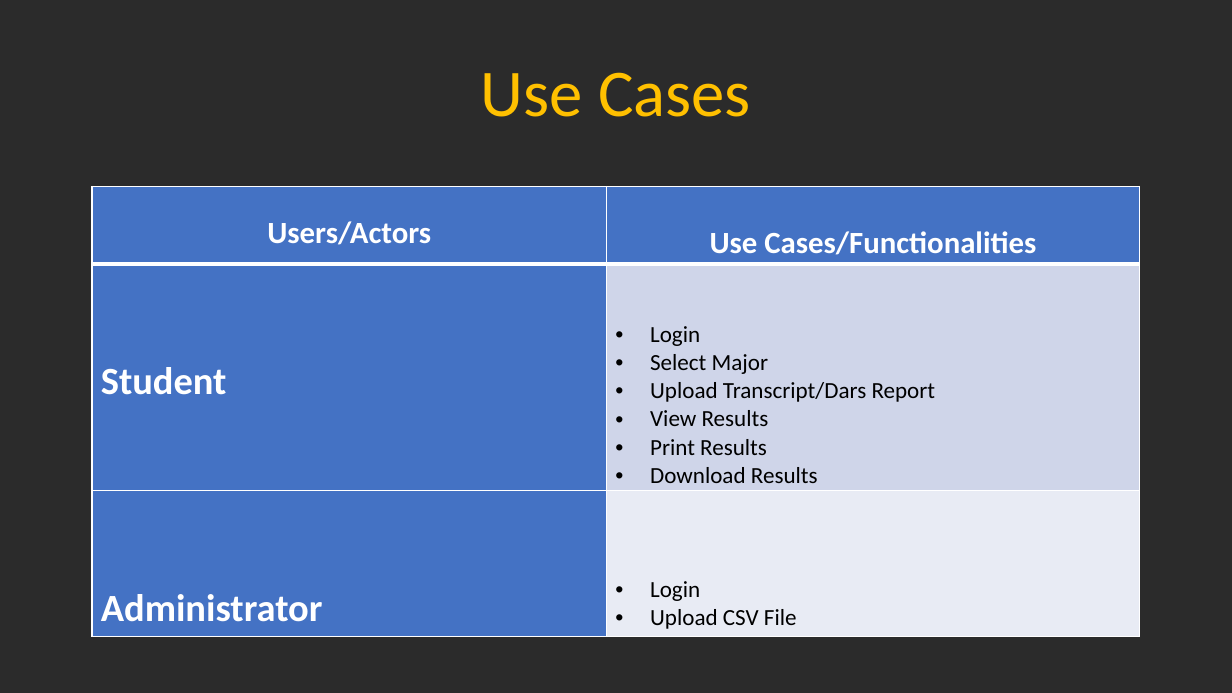
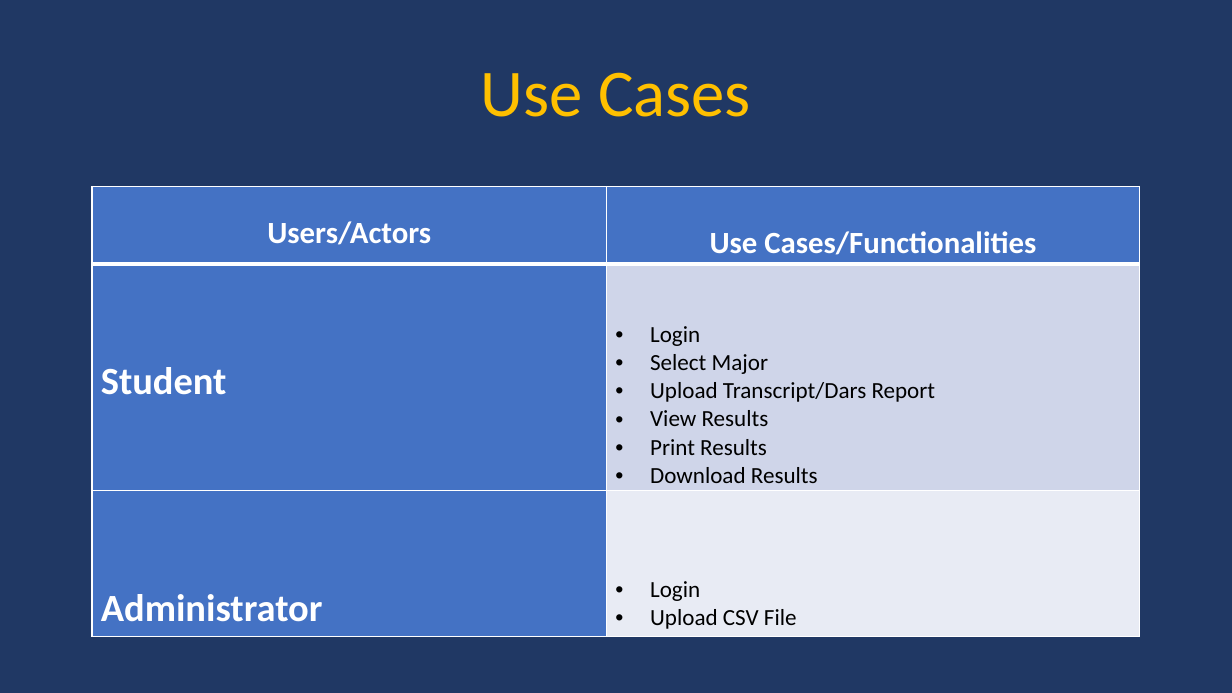
Before and after one commit to bradleytaylor3/ICS370, a slide deck: slide 11 of Graduation Requirement.pptx. Drawn at 1232x693 pixels with LibreOffice and Linux fonts; fonts in the diff are those of the drawing; background and template pictures are left out; a plain dark background stands for a picture behind light text. Boxes give left, top, right and bottom in pixels: in the first picture for what was removed or moved away, otherwise in the second. Text is boxed around its words. In the diff, an @@ line names an element or a change of style, - is before the commit and + after.

```diff
--- a/Graduation Requirement.pptx
+++ b/Graduation Requirement.pptx
@@ background picture (left out) to #203864 @@
@@ rectangle removed at (x1=0, y1=0, x2=1232, y2=693) @@
```
Also in this commit, not shown: 9 other slides changed, 1 slide added, 1 slide removed.
